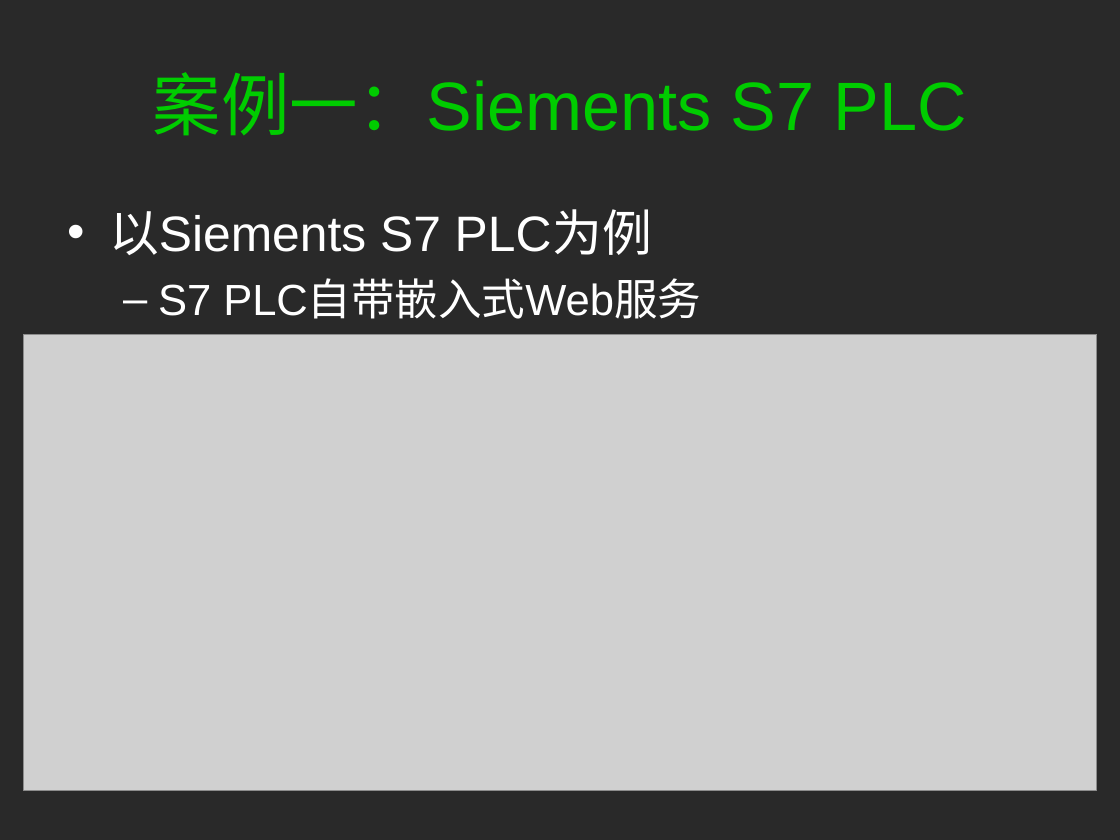
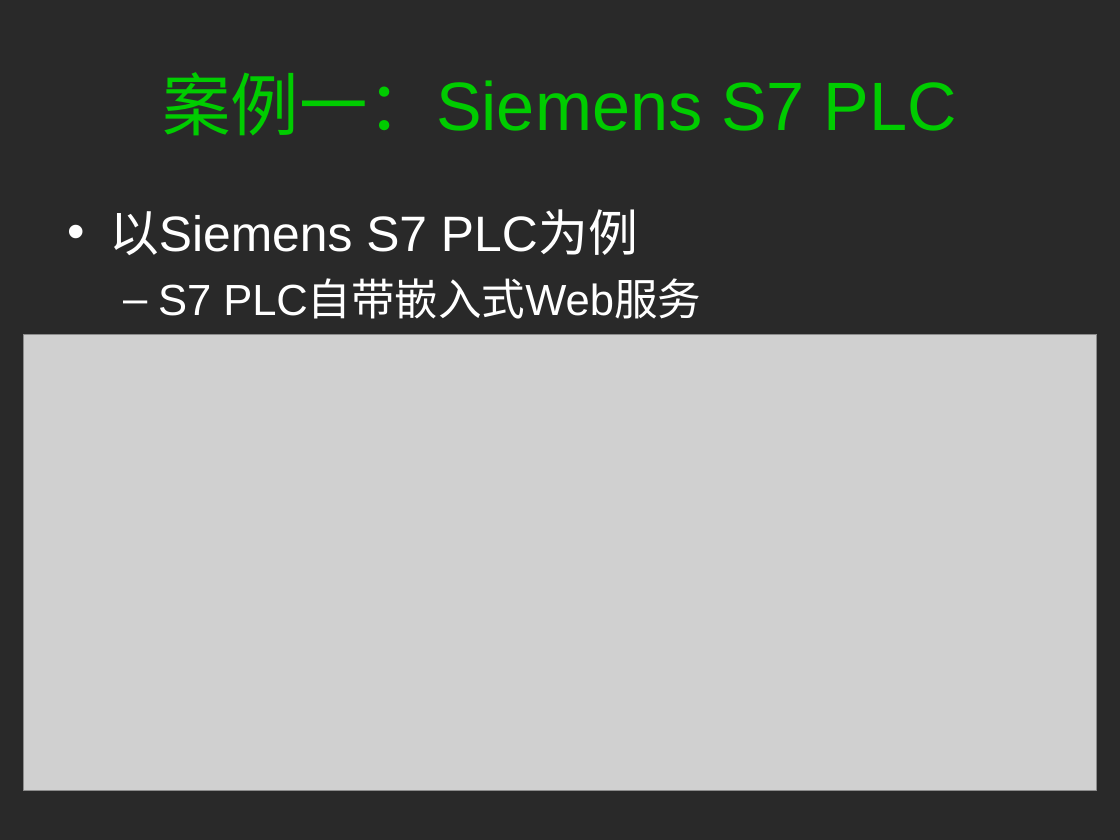
Before and after one commit to evilcos/papers, a slide deck: slide 20 of 网络空间工控设备的发现与入侵.ppt. Drawn at 1120x840 pixels with LibreOffice and Linux fonts; fonts in the diff are those of the drawing; grey boxes stand for pictures; background and template pictures are left out. Boxes give left, top, right and bottom in pixels: in the first picture for what was removed or moved away, otherwise in the second. Text is boxed around its words. In the diff, an @@ line names an element or a change of style, - is before the commit and + after.

Commit message:
update some bugs

```diff
--- a/网络空间工控设备的发现与入侵.ppt
+++ b/网络空间工控设备的发现与入侵.ppt
@@ title at (162,72,957,136): text changed @@
-案例一：Siements S7 PLC
+案例一：Siemens S7 PLC
@@ text at (109,211,638,255): text changed @@
-• 以Siements S7 PLC为例
+• 以Siemens S7 PLC为例
```
